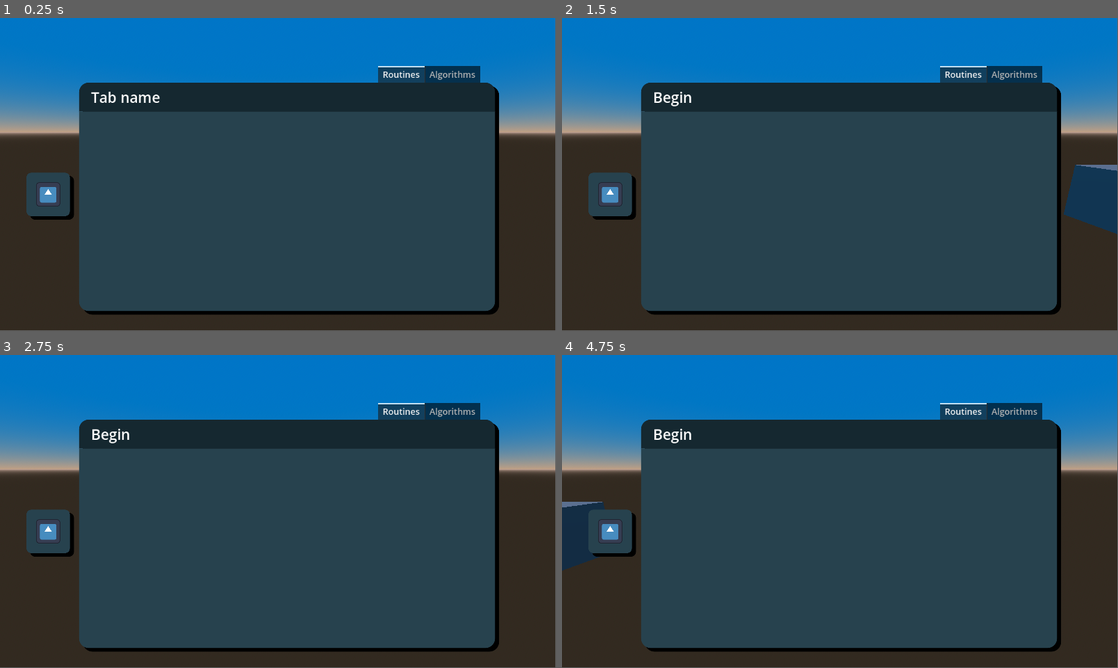
Above: before the commit, frames 1-4 (two rows, left to right).
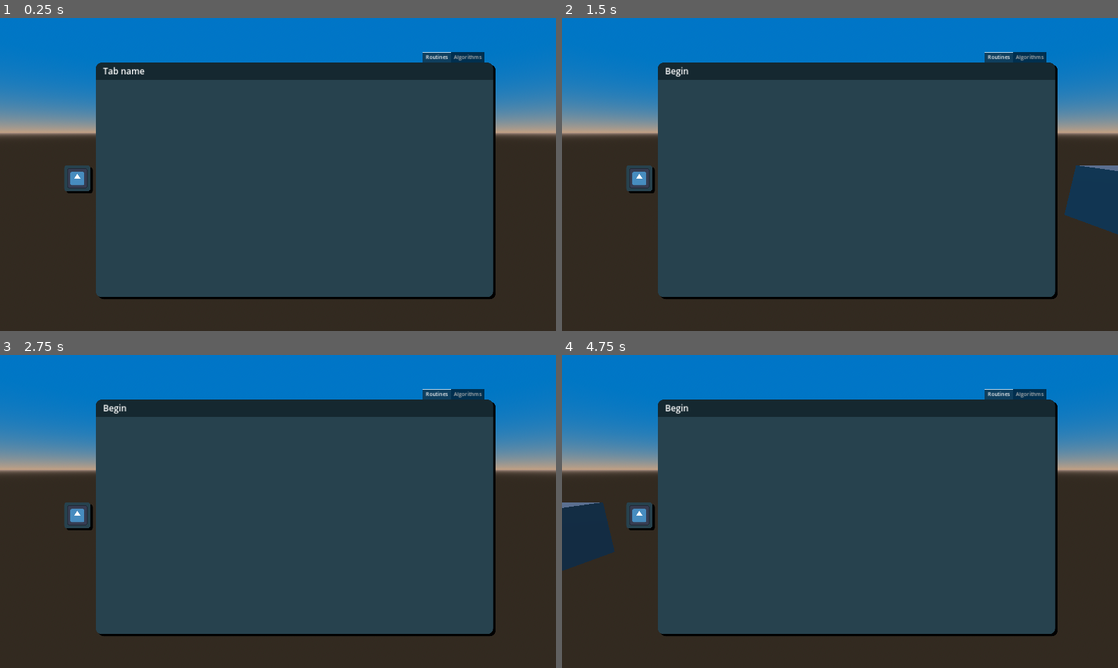
Above: after the commit, the same moments.

Repository: wxnn08/algocity
Game: Godot game, scene res://src/main.tscn
Same seed, same stepped clock (60 frames per second), same inputs: the game is played once before the commit and once after it. The engine's default icon, where the game draws it, is replaced by a stand-in: a white triangle on a blue panel in a dark square.
Inputs (mouse positions are in pixels of both pictures, inside the frame that each line leads up to):
- Up to frame 1 (0.25 s): no input
- Up to frame 2 (1.5 s): click (612, 196) at 0.52 s; click (639, 180) at 1.27 s
- Up to frame 3 (2.75 s): click (77, 517) at 2.02 s
- Up to frame 4 (4.75 s): click (639, 517) at 2.77 s; tap Enter at 3.5 s
The window is 799x449 before the commit and 800x450 after it. Grey fills any space a smaller window leaves; there, only what the larger window draws over its background counts as a difference.

The runs differ from the first frame. In frame 1, 19% of the frame differs, in the area x 4-100%, y 0-95%; in frame 2, 19%; in frame 3, 19%; in frame 4, 19%.

Commit message:
feat: add base algorithm unlock scene

Diff:
--- /dev/null
+++ b/algorithm_unlock.tscn
@@ -0,0 +1,110 @@
+[gd_scene load_steps=2 format=3 uid="uid://bq0nmkirtdy45"]
+
+[ext_resource type="PackedScene" uid="uid://drn6khtf61b06" path="res://src/menu/general/simple_button.tscn" id="1_qfcqm"]
+
+[node name="Control" type="Control"]
+layout_mode = 3
+anchors_preset = 15
+anchor_right = 1.0
+anchor_bottom = 1.0
+grow_horizontal = 2
+grow_vertical = 2
+
+[node name="MarginContainer" type="MarginContainer" parent="."]
+layout_mode = 1
+anchors_preset = 15
+anchor_right = 1.0
+anchor_bottom = 1.0
+grow_horizontal = 2
+grow_vertical = 2
+theme_override_constants/margin_left = 10
+theme_override_constants/margin_top = 10
+theme_override_constants/margin_right = 10
+theme_override_constants/margin_bottom = 10
+
+[node name="HBoxContainer" type="HBoxContainer" parent="MarginContainer"]
+layout_mode = 2
+
+[node name="ReferenceRect" type="ReferenceRect" parent="MarginContainer/HBoxContainer"]
+layout_mode = 2
+size_flags_horizontal = 3
+size_flags_stretch_ratio = 3.0
+border_width = 3.0
+
+[node name="VBoxContainer" type="VBoxContainer" parent="MarginContainer/HBoxContainer/ReferenceRect"]
+layout_mode = 1
+anchors_preset = 15
+anchor_right = 1.0
+anchor_bottom = 1.0
+grow_horizontal = 2
+grow_vertical = 2
+
+[node name="ReferenceRect" type="ReferenceRect" parent="MarginContainer/HBoxContainer/ReferenceRect/VBoxContainer"]
+layout_mode = 2
+size_flags_vertical = 3
+size_flags_stretch_ratio = 3.0
+border_color = Color(0, 0.65098, 0.0470588, 1)
+
+[node name="PanelContainer" type="PanelContainer" parent="MarginContainer/HBoxContainer/ReferenceRect/VBoxContainer/ReferenceRect"]
+layout_mode = 1
+anchors_preset = 15
+anchor_right = 1.0
+anchor_bottom = 1.0
+grow_horizontal = 2
+grow_vertical = 2
+
+[node name="RichTextLabel" type="RichTextLabel" parent="MarginContainer/HBoxContainer/ReferenceRect/VBoxContainer/ReferenceRect/PanelContainer"]
+layout_mode = 2
+
+[node name="MarginContainer" type="MarginContainer" parent="MarginContainer/HBoxContainer/ReferenceRect/VBoxContainer"]
+layout_mode = 2
+size_flags_vertical = 3
+theme_override_constants/margin_left = 10
+theme_override_constants/margin_top = 10
+theme_override_constants/margin_right = 10
+theme_override_constants/margin_bottom = 10
+
+[node name="ScrollContainer" type="ScrollContainer" parent="MarginContainer/HBoxContainer/ReferenceRect/VBoxContainer/MarginContainer"]
+layout_mode = 2
+
+[node name="HBoxContainer" type="HBoxContainer" parent="MarginContainer/HBoxContainer/ReferenceRect/VBoxContainer/MarginContainer/ScrollContainer"]
+layout_mode = 2
+size_flags_horizontal = 6
+size_flags_vertical = 6
+
+[node name="MenuGroupButton" parent="MarginContainer/HBoxContainer/ReferenceRect/VBoxContainer/MarginContainer/ScrollContainer/HBoxContainer" instance=ExtResource("1_qfcqm")]
+custom_minimum_size = Vector2(150, 0)
+layout_mode = 2
+size_flags_horizontal = 1
+size_flags_vertical = 1
+stretch_mode = 0
+
+[node name="MenuGroupButton2" parent="MarginContainer/HBoxContainer/ReferenceRect/VBoxContainer/MarginContainer/ScrollContainer/HBoxContainer" node_paths=PackedStringArray("icon_node") instance=ExtResource("1_qfcqm")]
+custom_minimum_size = Vector2(150, 0)
+layout_mode = 2
+size_flags_horizontal = 1
+size_flags_vertical = 1
+stretch_mode = 0
+icon_node = NodePath("../MenuGroupButton/TextureButton/MarginContainer/Panel/MarginContainer/TextureRect")
+
+[node name="MenuGroupButton3" parent="MarginContainer/HBoxContainer/ReferenceRect/VBoxContainer/MarginContainer/ScrollContainer/HBoxContainer" node_paths=PackedStringArray("icon_node") instance=ExtResource("1_qfcqm")]
+custom_minimum_size = Vector2(150, 0)
+layout_mode = 2
+size_flags_horizontal = 1
+size_flags_vertical = 1
+stretch_mode = 0
+icon_node = NodePath("../MenuGroupButton/TextureButton/MarginContainer/Panel/MarginContainer/TextureRect")
+
+[node name="MenuGroupButton4" parent="MarginContainer/HBoxContainer/ReferenceRect/VBoxContainer/MarginContainer/ScrollContainer/HBoxContainer" node_paths=PackedStringArray("icon_node") instance=ExtResource("1_qfcqm")]
+custom_minimum_size = Vector2(150, 0)
+layout_mode = 2
+size_flags_horizontal = 1
+size_flags_vertical = 1
+stretch_mode = 0
+icon_node = NodePath("../MenuGroupButton/TextureButton/MarginContainer/Panel/MarginContainer/TextureRect")
+
+[node name="ReferenceRect2" type="ReferenceRect" parent="MarginContainer/HBoxContainer"]
+layout_mode = 2
+size_flags_horizontal = 3
+border_color = Color(0, 0.576471, 0.819608, 1)
+border_width = 3.0
--- a/project.godot
+++ b/project.godot
@@ -21,6 +21,10 @@
 
 [display]
 
+window/size/viewport_width=1920
+window/size/viewport_height=1080
+window/stretch/mode="canvas_items"
+window/stretch/aspect="expand"
 window/quality/msaa_2d=3
 
 [editor]
--- a/src/menu/algorithms/menu_algorithms.tscn
+++ b/src/menu/algorithms/menu_algorithms.tscn
@@ -1,8 +1,32 @@
-[gd_scene load_steps=4 format=3 uid="uid://bp455bnyh7fe3"]
+[gd_scene load_steps=10 format=3 uid="uid://bp455bnyh7fe3"]
 
 [ext_resource type="Script" path="res://src/menu/algorithms/menu_algorithms.gd" id="1_q5sj4"]
+[ext_resource type="Texture2D" uid="uid://b1bp30gvh46n7" path="res://figma/icon_search.png" id="2_erfyw"]
+[ext_resource type="Script" path="res://src/resources/algorithm.gd" id="3_6iugg"]
+[ext_resource type="Texture2D" uid="uid://bjggbnrgdqpuf" path="res://figma/icon_sort.png" id="4_f38m5"]
+[ext_resource type="PackedScene" uid="uid://bq0nmkirtdy45" path="res://algorithm_unlock.tscn" id="4_oe3na"]
 [ext_resource type="PackedScene" uid="uid://c1gm5py0gv4l0" path="res://src/menu/general/menu_background.tscn" id="5_1xssl"]
 [ext_resource type="PackedScene" uid="uid://226ymxpvx0dh" path="res://src/menu/general/simple_menu_lateral_selection.tscn" id="5_syd6h"]
+
+[sub_resource type="Resource" id="Resource_mtvwf"]
+script = ExtResource("3_6iugg")
+label = "Search"
+icon = ExtResource("2_erfyw")
+tag = 1
+time_complexity = 0
+space_complexity = 0
+price = 0
+code = ""
+
+[sub_resource type="Resource" id="Resource_08bq6"]
+script = ExtResource("3_6iugg")
+label = "Sort"
+icon = ExtResource("4_f38m5")
+tag = 0
+time_complexity = 0
+space_complexity = 0
+price = 0
+code = ""
 
 [node name="MenuAlgorithms" type="Control" node_paths=PackedStringArray("select_menu", "background_menu")]
 layout_mode = 3
@@ -13,6 +37,7 @@
 grow_vertical = 2
 mouse_filter = 2
 script = ExtResource("1_q5sj4")
+algorithms = Array[ExtResource("3_6iugg")]([SubResource("Resource_mtvwf"), SubResource("Resource_08bq6")])
 select_menu = NodePath("HBoxContainer/SelectMenu")
 background_menu = NodePath("HBoxContainer/BackgroundMenu")
 
@@ -24,11 +49,9 @@
 grow_horizontal = 2
 grow_vertical = 2
 mouse_filter = 2
-mouse_default_cursor_shape = 5
 
 [node name="SelectMenu" parent="HBoxContainer" instance=ExtResource("5_syd6h")]
 layout_mode = 2
-mouse_default_cursor_shape = 3
 
 [node name="BackgroundMenu" parent="HBoxContainer" instance=ExtResource("5_1xssl")]
 layout_mode = 2
@@ -36,5 +59,6 @@
 mouse_filter = 2
 mouse_default_cursor_shape = 3
 tab_name = "Algorithms"
+body_content = ExtResource("4_oe3na")
 
 [connection signal="pressed" from="HBoxContainer/SelectMenu" to="." method="_on_select_menu_pressed"]
--- a/src/menu/general/menu_background.gd
+++ b/src/menu/general/menu_background.gd
@@ -2,9 +2,13 @@
 class_name BackgroundMenu
 
 @export var tab_name: String
+@export var body_node: Control
+@export var body_content: PackedScene
+
 
 func _ready() -> void:
-	pass
+	if body_content != null:
+		body_node.add_child(body_content.instantiate())
 
 func update_tab_name(text: String) -> void:
 	var label = $MarginContainer/VBoxContainer/Header/MarginContainer/Label
--- a/src/menu/general/menu_background.tscn
+++ b/src/menu/general/menu_background.tscn
@@ -18,7 +18,7 @@
 shadow_size = 1
 shadow_offset = Vector2(8, 7)
 
-[node name="BackgroundMenu" type="Control"]
+[node name="BackgroundMenu" type="Control" node_paths=PackedStringArray("body_node")]
 layout_mode = 3
 anchors_preset = 15
 anchor_right = 1.0
@@ -28,6 +28,7 @@
 size_flags_horizontal = 3
 size_flags_vertical = 3
 script = ExtResource("1_e028p")
+body_node = NodePath("MarginContainer/VBoxContainer/Body")
 
 [node name="MarginContainer" type="MarginContainer" parent="."]
 layout_mode = 1
--- a/src/menu/general/simple_button.gd
+++ b/src/menu/general/simple_button.gd
@@ -8,5 +8,5 @@
 func _ready() -> void:
 	icon_node.texture = texture
 
-func _on_pressed() -> void:
+func _on_texture_button_pressed() -> void:
 	pressed_with_reference.emit(self)
--- a/src/menu/general/simple_button.tscn
+++ b/src/menu/general/simple_button.tscn
@@ -4,19 +4,24 @@
 [ext_resource type="StyleBox" uid="uid://5l2d37fb5qqk" path="res://themes/panel_button.tres" id="2_75ax4"]
 [ext_resource type="Texture2D" uid="uid://bt702hqwk7pkl" path="res://icon.svg" id="3_6elfd"]
 
-[node name="MenuGroupButton" type="TextureButton" node_paths=PackedStringArray("icon_node")]
-anchors_preset = 15
-anchor_right = 1.0
-anchor_bottom = 1.0
-offset_right = -1052.0
-offset_bottom = -548.0
-grow_horizontal = 2
-grow_vertical = 2
+[node name="MenuGroupButton" type="AspectRatioContainer" node_paths=PackedStringArray("icon_node")]
+anchors_preset = -1
+anchor_right = 0.069
+anchor_bottom = 0.12
+offset_right = 0.519989
+offset_bottom = 0.399994
+size_flags_horizontal = 3
+size_flags_vertical = 3
+script = ExtResource("1_bwq0x")
+icon_node = NodePath("TextureButton/MarginContainer/Panel/MarginContainer/TextureRect")
+metadata/_edit_use_anchors_ = true
+
+[node name="TextureButton" type="TextureButton" parent="."]
+layout_mode = 2
 mouse_default_cursor_shape = 2
-script = ExtResource("1_bwq0x")
-icon_node = NodePath("MarginContainer/Panel/MarginContainer/TextureRect")
+stretch_mode = 0
 
-[node name="MarginContainer" type="MarginContainer" parent="."]
+[node name="MarginContainer" type="MarginContainer" parent="TextureButton"]
 layout_mode = 1
 anchors_preset = 15
 anchor_right = 1.0
@@ -28,29 +33,27 @@
 theme_override_constants/margin_right = 10
 theme_override_constants/margin_bottom = 10
 
-[node name="Panel" type="Panel" parent="MarginContainer"]
+[node name="Panel" type="Panel" parent="TextureButton/MarginContainer"]
 layout_mode = 2
 mouse_filter = 1
 theme_override_styles/panel = ExtResource("2_75ax4")
 
-[node name="MarginContainer" type="MarginContainer" parent="MarginContainer/Panel"]
+[node name="MarginContainer" type="MarginContainer" parent="TextureButton/MarginContainer/Panel"]
 layout_mode = 1
 anchors_preset = 15
 anchor_right = 1.0
 anchor_bottom = 1.0
 grow_horizontal = 2
 grow_vertical = 2
-theme_override_constants/margin_left = 20
-theme_override_constants/margin_top = 20
-theme_override_constants/margin_right = 20
-theme_override_constants/margin_bottom = 20
-metadata/_edit_use_anchors_ = true
+theme_override_constants/margin_left = 10
+theme_override_constants/margin_top = 10
+theme_override_constants/margin_right = 10
+theme_override_constants/margin_bottom = 10
 
-[node name="TextureRect" type="TextureRect" parent="MarginContainer/Panel/MarginContainer"]
+[node name="TextureRect" type="TextureRect" parent="TextureButton/MarginContainer/Panel/MarginContainer"]
 layout_mode = 2
-size_flags_horizontal = 4
 texture = ExtResource("3_6elfd")
-expand_mode = 2
-stretch_mode = 4
+expand_mode = 5
+stretch_mode = 5
 
-[connection signal="pressed" from="." to="." method="_on_pressed"]
+[connection signal="pressed" from="TextureButton" to="." method="_on_texture_button_pressed"]
--- a/src/menu/menu.tscn
+++ b/src/menu/menu.tscn
@@ -27,28 +27,27 @@
 mouse_filter = 1
 script = SubResource("GDScript_avtd7")
 
-[node name="MarginContainer" type="MarginContainer" parent="."]
+[node name="TabContainer" type="TabContainer" parent="."]
 layout_mode = 1
-anchors_preset = 15
-anchor_right = 1.0
-anchor_bottom = 1.0
+anchors_preset = 8
+anchor_left = 0.5
+anchor_top = 0.5
+anchor_right = 0.5
+anchor_bottom = 0.5
+offset_left = -743.0
+offset_top = -423.0
+offset_right = 743.0
+offset_bottom = 423.0
 grow_horizontal = 2
 grow_vertical = 2
-theme_override_constants/margin_left = 50
-theme_override_constants/margin_top = 100
-theme_override_constants/margin_right = 125
-theme_override_constants/margin_bottom = 40
-
-[node name="TabContainer" type="TabContainer" parent="MarginContainer"]
-layout_mode = 2
 theme = ExtResource("1_0ameo")
 tab_alignment = 2
 
-[node name="Routines" parent="MarginContainer/TabContainer" instance=ExtResource("2_du7p4")]
+[node name="Routines" parent="TabContainer" instance=ExtResource("2_du7p4")]
 layout_mode = 2
 routines = Array[ExtResource("4_gvmgd")]([SubResource("Resource_3gvw2")])
 
-[node name="Algorithms" parent="MarginContainer/TabContainer" instance=ExtResource("3_8s2ia")]
+[node name="Algorithms" parent="TabContainer" instance=ExtResource("3_8s2ia")]
 visible = false
 layout_mode = 2
 mouse_filter = 1
